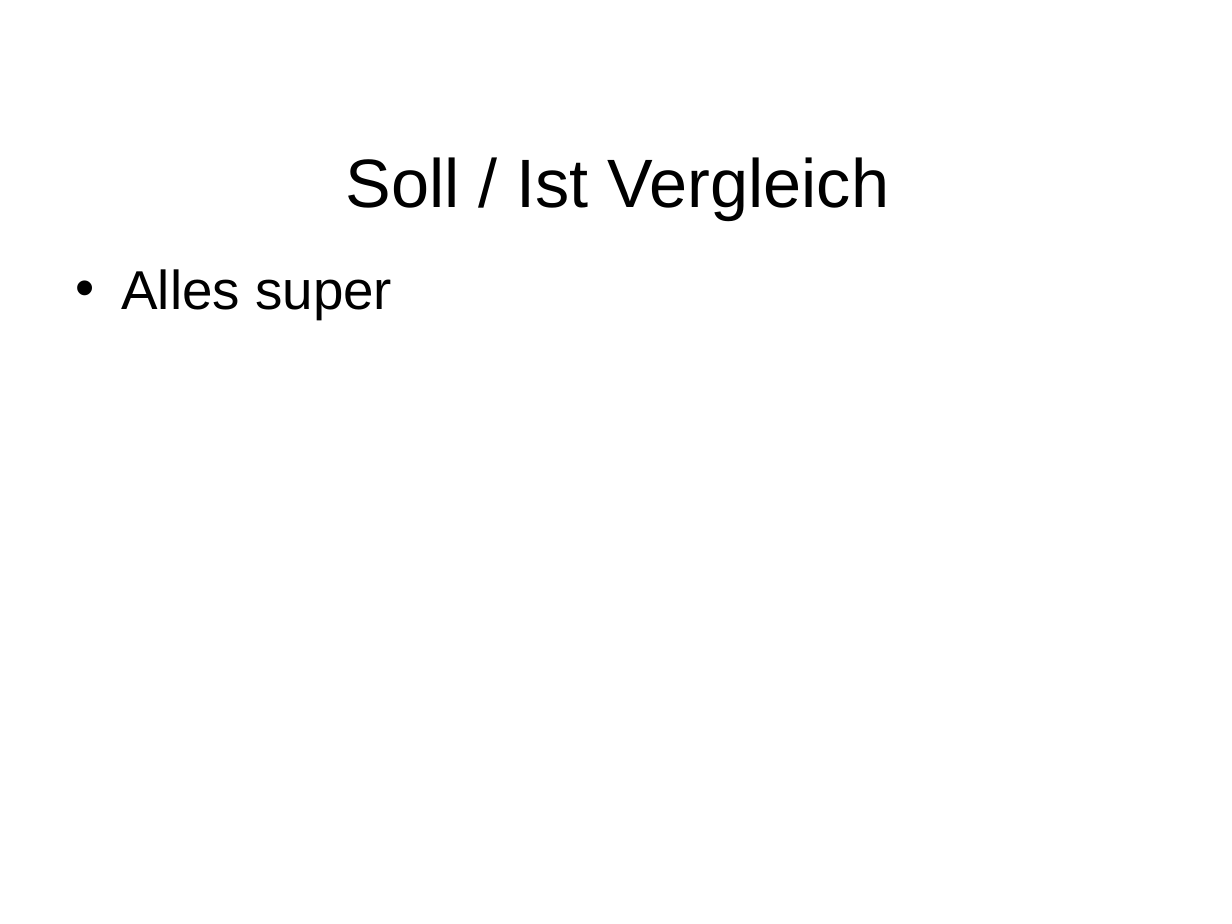
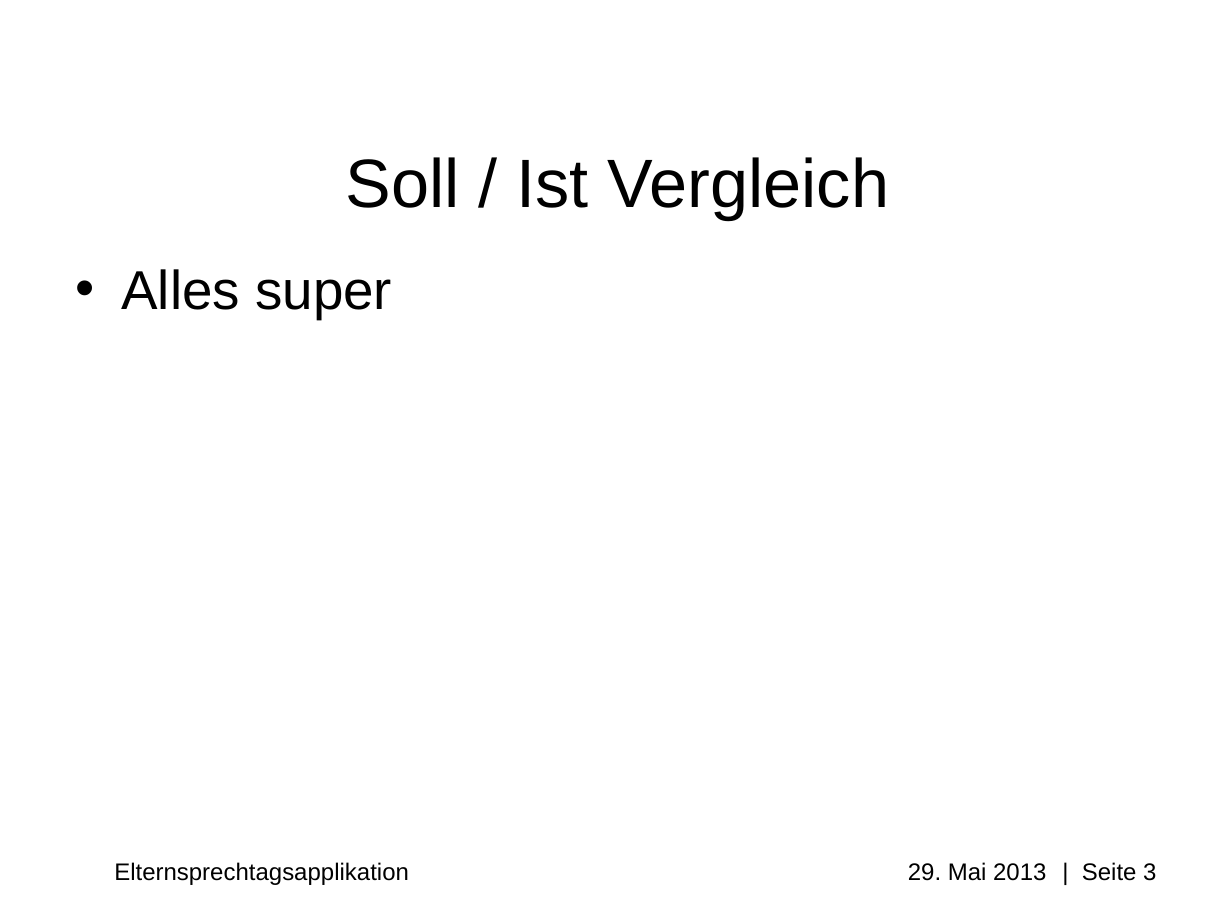
Before and after one commit to Professi/esta, a slide deck: slide 3 of docs/Praesentation/Elternsprechtagsapplikation(ESTA).ppt. Drawn at 1232x924 pixels with LibreOffice and Linux fonts; fonts in the diff are those of the drawing; background and template pictures are left out. Boxes give left, top, right and bottom in pixels: in the first picture for what was removed or moved away, otherwise in the second. Text is boxed around its words. In the diff, an @@ line names an element or a change of style, - is before the commit and + after.

```diff
--- a/docs/Praesentation/Elternsprechtagsapplikation(ESTA).ppt
+++ b/docs/Praesentation/Elternsprechtagsapplikation(ESTA).ppt
@@ text added at (114,862,1156,885), 14 pt, text #000000 @@
+Elternsprechtagsapplikation 29. Mai 2013 | Seite 3
```
Also in this commit, not shown: 1 other slide changed.
